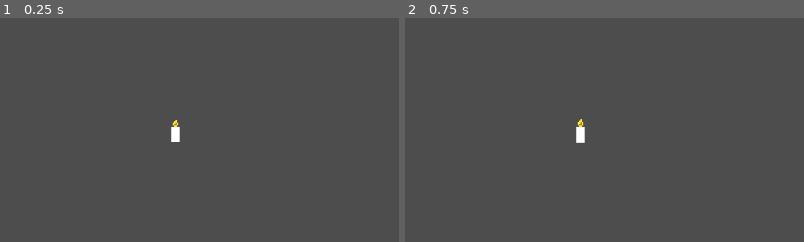
Above: before the commit, frames 1-2 (left to right).
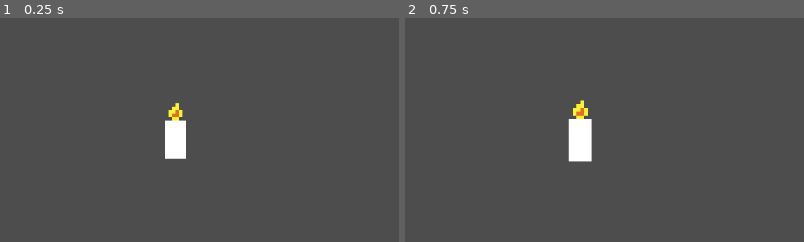
Above: after the commit, the same moments.

Repository: adrientremblay/ld55
Game: Godot game, scene res://scenes/main.tscn
The game is run twice, just before and just after one commit, with the same random seed, the same clock (stepped at 60 frames per second) and the same inputs.
Inputs (mouse positions are % of the whole screen's width and height, from its top left):
- Up to frame 1 (0.25 s): no input
- Up to frame 2 (0.75 s): tap Enter at 0.5 s; move the mouse to (22, 27) at 0.52 s
The pictures show only the part of the screen within x 0-50%, y 2-52%; the shares and areas given below are measured in that part.

The runs differ from the first frame. In frame 1, 1.0% of the frame differs, in the area x 41-47%, y 37-63%; in frame 2, 1.3%, in the area x 40-47%, y 36-65%.

Commit message:
Completed code to scale objects

Diff:
--- a/scenes/object.tscn
+++ b/scenes/object.tscn
@@ -9,13 +9,13 @@
 script = ExtResource("1_tuocv")
 
 [node name="Sprite2D" type="Sprite2D" parent="."]
-scale = Vector2(2, 2)
+scale = Vector2(5, 5)
 texture = ExtResource("1_vy4n1")
 
 [node name="Area2D" type="Area2D" parent="."]
 
 [node name="CollisionShape2D" type="CollisionShape2D" parent="Area2D"]
-scale = Vector2(1.6, 1.6)
+scale = Vector2(4, 4)
 shape = SubResource("RectangleShape2D_q7qd4")
 
 [connection signal="body_entered" from="Area2D" to="." method="_on_area_2d_body_entered"]
--- a/scripts/object.gd
+++ b/scripts/object.gd
@@ -13,12 +13,18 @@
 	pass
 
 func _on_area_2d_mouse_entered() -> void:
-	if not Dragging.is_dragging:
-		draggable = true
-		scale = Vector2(1.05, 1.05)
+	if Dragging.is_dragging:
+		return
+
+	draggable = true
+	scale = Vector2(1.1, 1.1)
 
 func _on_area_2d_mouse_exited() -> void:
-	pass # Replace with function body.
+	if Dragging.is_dragging:
+		return
+
+	draggable = false
+	scale = Vector2(1.0, 1.0)
 
 
 func _on_area_2d_body_entered(body: Node2D) -> void:
